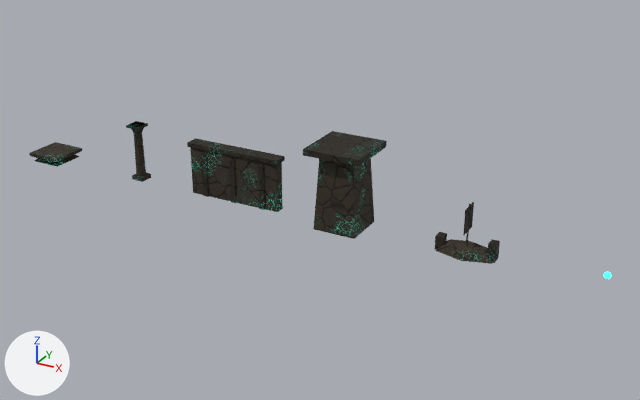
Renders of the Blender file Assets/Integrante4/Art/BlenderSource~/egipto_kit.blend from each side of a commit.
Rendered twice from a 50 mm lens placed at (70.2, -66.9, 35.5), pointed at (32.9, 0.9, 1.6). Lighting does not change. The marker at lower left points along +X, +Y and +Z. The older version comes first.

The first picture shows 'egipto_column', 'egipto_platform', 'egipto_ship', 'egipto_tower', 'egipto_wall' and 1 more.
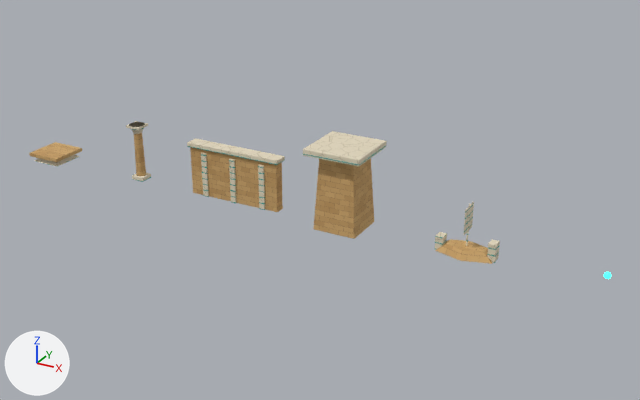
What differs and where, as boxes [x1, y1, x2, y2] in the pictures (640 x 400 px):
'egipto_tower', surface changed (black to brown)
    both: [303, 131, 387, 239]
'egipto_wall', surface changed (black to brown)
    both: [187, 138, 285, 212]
'egipto_ship', surface changed (lighter)
    both: [435, 202, 500, 264]
'egipto_platform', surface changed (lighter)
    both: [29, 142, 82, 167]
'egipto_column', surface changed (black to brown)
    both: [126, 121, 151, 182]

Patch to the scene script:
```diff
--- a/Assets/Integrante4/Art/BlenderSource~/egipto_kit.blend.py
+++ b/Assets/Integrante4/Art/BlenderSource~/egipto_kit.blend.py
@@ mat_egipto_stone @@
 mat_egipto_stone = bpy.data.materials.new('egipto_stone')
-# nodes: BsdfPrincipled, Bump, MapRange x3, Math x3, Mix, OutputMaterial, TexCoord, TexNoise x2, TexVoronoi x2, ValToRGB
-# colours: cyan #2ae7c9, black #241e13, brown #3f3526, black #151109
+# nodes: BsdfPrincipled, Bump, CombineXYZ x3, Math x12, Mix x5, OutputMaterial, SeparateXYZ x2, TexBrick x3, TexCoord, TexNoise, ValToRGB
+# colours: orange #caa66c, beige #debc83, brown #a98859
@@ mat_egipto_trim @@
 mat_egipto_trim = bpy.data.materials.new('egipto_trim')
-# nodes: BsdfPrincipled, Bump, MapRange x3, Math x3, Mix, OutputMaterial, TexCoord, TexNoise x2, TexVoronoi x2, ValToRGB
-# colours: cyan #2ae7c9, black #1a150d, brown #30291c, black #0e0b06
+# nodes: BsdfPrincipled, Bump, MapRange, Math x7, Mix x2, OutputMaterial, SeparateXYZ x2, TexCoord, TexNoise, TexVoronoi, ValToRGB
+# colours: beige #ddd1b6, pale yellow #ebe1c9, beige #b9ac8b, cyan #2a9d90
```
